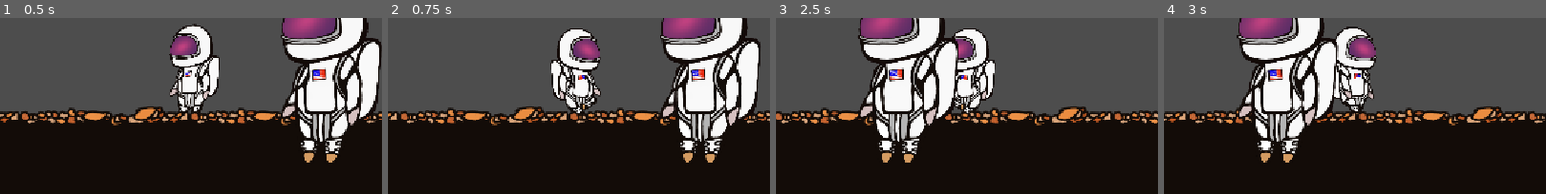
Above: before the commit, frames 1-4 (left to right).
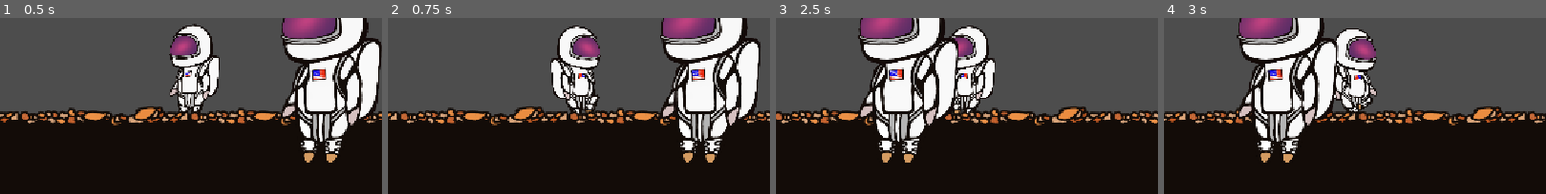
Above: after the commit, the same moments.

Repository: PaulRobinson07/october26jam
Game: Godot game, scene res://main.tscn
Two runs of this game, one before a commit and one after it. Both use one fixed random seed, a clock stepped at 60 frames per second and the inputs below. The engine's default icon, where the game draws it, is replaced by a stand-in: a white triangle on a blue panel in a dark square.
Inputs:
- Up to frame 1 (0.5 s): no input
- Up to frame 2 (0.75 s): hold D (Right) from 0.53 s (still down)
- Up to frame 3 (2.5 s): tap Space (Jump) at 0.77, 1.52 s; release D (Right) at 2.03 s; hold A (Left) from 2.03 s (still down)
- Up to frame 4 (3 s): release A (Left) at 2.78 s; hold D (Right) from 2.78 s (still down)
The pictures show only the part of the screen within x 25-75%, y 24-74%; the shares and areas given below are measured in that part.

Frame 1 is identical in both runs. In frame 2, 2.1% of the frame differs, in the area x 42-56%, y 4-55%; in frame 3, 1.7%; in frame 4, 1.9%.

Commit message:
Updated items and inventory to not have two items in the same slot

Diff:
--- a/main.tscn
+++ b/main.tscn
@@ -104,7 +104,7 @@
 "duration": 1.0,
 "texture": SubResource("AtlasTexture_ryguw")
 }],
-"loop": 1,
+"loop": 0,
 "name": &"falling",
 "speed": 12.0
 }, {
@@ -114,7 +114,7 @@
 }],
 "loop": 1,
 "name": &"idling",
-"speed": 5.0
+"speed": 1.0
 }, {
 "frames": [{
 "duration": 1.0,
@@ -135,7 +135,7 @@
 "duration": 1.0,
 "texture": SubResource("AtlasTexture_xuqvo")
 }],
-"loop": 1,
+"loop": 0,
 "name": &"jumping",
 "speed": 12.0
 }, {
@@ -172,7 +172,7 @@
 }],
 "loop": 1,
 "name": &"walking",
-"speed": 12.0
+"speed": 18.0
 }]
 
 [sub_resource type="TileSetAtlasSource" id="TileSetAtlasSource_h2yge"]
@@ -297,7 +297,7 @@
 
 [node name="AnimatedSprite2D" type="AnimatedSprite2D" parent="Player" unique_id=156209457]
 sprite_frames = SubResource("SpriteFrames_0mx8d")
-animation = &"jumping"
+animation = &"idling"
 
 [node name="Camera2D" type="Camera2D" parent="Player" unique_id=848233896]
 
@@ -330,7 +330,7 @@
 shape = SubResource("RectangleShape2D_swqdq")
 
 [node name="Gui" type="CanvasLayer" parent="." unique_id=1865232600]
-visible = false
+unique_name_in_owner = true
 script = ExtResource("10_4c57u")
 
 [node name="Panel" type="Panel" parent="Gui" unique_id=804996920]
--- a/project.godot
+++ b/project.godot
@@ -17,6 +17,7 @@
 
 [display]
 
+window/size/mode=3
 window/stretch/mode="canvas_items"
 window/stretch/aspect="expand"
 
--- a/scripts/InventoryItem.gd
+++ b/scripts/InventoryItem.gd
@@ -48,13 +48,18 @@
 func _notification(what: int) -> void:
 	#if the notification is drag end
 	#if the dragged item is this one
-	#and if the drag wasn't successful into another slot
-	if what == NOTIFICATION_DRAG_END and is_being_dragged and not is_drag_successful():
-		#make a new physical item
-		var i = Item2.new(data, Vector2(100,-1000))
+	if what == NOTIFICATION_DRAG_END and is_being_dragged:
+		#and if the drag wasn't successful into another slot
+		if not is_drag_successful():
+			#make a new physical item
+			var i = ItemPhyscial.new(data, Vector2(100,-1000))
 
-		#add it to the world
-		get_tree().current_scene.add_child(i)
+			#add it to the world
+			get_tree().current_scene.add_child(i)
 
-		#delete this item
-		queue_free()
+			#delete this item
+			queue_free()
+		#runs if the drag was successful
+		#(swapping places with another item or simply goes to an empty slot)
+		#stops the item from being the currently dragged item
+		is_being_dragged = false
--- a/scripts/ItemData.gd
+++ b/scripts/ItemData.gd
@@ -1,5 +1,5 @@
+extends Resource
 class_name ItemData
-extends Resource
 
 ##data about where the item can be stored in the inventory
 enum Type {
--- a/scripts/ItemCollision.gd
+++ b/scripts/Items/ItemCollision.gd
@@ -2,14 +2,18 @@
 class_name ItemCollision
 
 func _ready() -> void:
+	#nodes needed to run
 	var pickup_area_collision = CollisionShape2D.new()
 	var pickup_radius = CircleShape2D.new()
 	add_child(pickup_area_collision)
-	pickup_radius.radius = 20.0
+
+	#setup for nodes
+	pickup_radius.radius = 70.0
 	pickup_area_collision.shape = pickup_radius
 	set_collision_mask_value(4, true)
 	set_collision_mask_value(1, false)
 	set_collision_layer_value(1, false)
+
 	#allows us to call _on_body_entered()
 	body_entered.connect(_on_body_entered)
 
@@ -21,9 +25,16 @@
 	var item := InventoryItem.new()
 	item.init(get_parent().data)
 
-	#TODO make the item be added to the first open slot
-	get_tree().current_scene.find_child("Inventory",true,false).get_child(3).add_child(item)
+	var picked_up = false
+	var inventory = get_tree().current_scene.find_child("Inventory", true, false)
 
-	#kills the ground item
-	#TODO check if the item can be added to the inventory before killing it
-	get_parent().get_parent().queue_free()
+	#make the item be added to the first open slot
+	for i in range(16):
+		if inventory.get_child(i).get_child_count() == 0:
+			inventory.get_child(i).add_child(item)
+			picked_up = true
+
+	#check if the item can be added to the inventory before killing it
+	if picked_up:
+		#kills the ground item
+		get_parent().queue_free()
--- a/scripts/Items2/Items2.gd
+++ b/scripts/Items/ItemPhysical.gd
@@ -1,5 +1,5 @@
 extends RigidBody2D
-class_name Item2Physcial
+class_name ItemPhyscial
 
 ##maximum angle that the item can be launched at
 @export var MAX_ANGLE = PI
@@ -14,26 +14,37 @@
 var data = ItemData.new()
 
 func _init(d: ItemData, pos: Vector2):
+	#inputed data from the spawner
 	position = pos
 	data = d
 	#launches the item randomly on spawn
-	#NOTE this is temporary code that outlines a basic item if somehting else wasn't given
+	#NOTE this can be used to launch the item with force on spawn
 	#linear_velocity = Vector2(cos(randf_range(MIN_ANGLE,MAX_ANGLE))*LAUNCH_SPEED,sin(randf_range(MIN_ANGLE,MAX_ANGLE)*LAUNCH_SPEED))
+
+	#code to give a sprite to the item
 	var sprite = Sprite2D.new()
 	sprite.texture = data.texture
 	sprite.name = "ItemSprite"
 	add_child(sprite)
+	var sprite_size = 100
+	sprite.scale.x = float(sprite_size)/sprite.texture.get_width()
+	sprite.scale.y = float(sprite_size)/sprite.texture.get_height()
+
+	#makes and sets up the collision
 	var collision = CollisionShape2D.new()
-
-
 	set_collision_layer_value(1, true)
 	set_collision_mask_value(1, true)
 	add_child(collision)
 
+	#makes and sets up the collision shape
 	var circle = CircleShape2D.new()
-
-	circle.radius = 10.0
+	circle.radius = 50.0
 	collision.shape = circle
 
+	#makes the item collision system
 	var area2d = ItemCollision.new()
 	add_child(area2d)
+
+	var label = ItemLabel.new()
+	add_child(label)
+	label.target_node = self
--- a/scripts/Items2/Item2.gd
+++ /dev/null
@@ -1,7 +0,0 @@
-extends Node
-class_name Item2
-var data = ItemData
-
-func _init(d: ItemData, pos: Vector2):
-	var item = Item2Physcial.new(d, pos)
-	add_child(item)
--- a/scripts/item.gd
+++ /dev/null
@@ -1,24 +0,0 @@
-extends RigidBody2D
-class_name Item
-
-##maximum angle that the item can be launched at
-@export var MAX_ANGLE = PI
-
-##minimum angle that the item can be launched at
-@export var MIN_ANGLE = 0
-
-##speed that a item is launched at
-@export var LAUNCH_SPEED = -600
-
-##the data about the actual item
-var data = ItemData.new()
-
-func _ready():
-	position = Vector2(50,-200)
-	#launches the item randomly on spawn
-	#NOTE this is temporary code that outlines a basic item if somehting else wasn't given
-	linear_velocity = Vector2(cos(randf_range(MIN_ANGLE,MAX_ANGLE))*LAUNCH_SPEED,sin(randf_range(MIN_ANGLE,MAX_ANGLE)*LAUNCH_SPEED))
-	data.name = "placeholder name"
-	data.description = "placeholder description to change later"
-	data.type = ItemData.Type.MAIN
-	data.texture = load("res://icon.svg")
--- a/scripts/label.gd
+++ b/scripts/label.gd
@@ -1,4 +1,5 @@
 extends Label
+class_name ItemLabel
 
 ##the name of the item
 @export var item_name  = "Placeholder Name "
Empty file added: scripts/Items/ImageSprite.gd
Renamed: scripts/Items2/ImageSprite.gd.uid -> scripts/Items/ImageSprite.gd.uid
Renamed: scripts/ItemCollision.gd.uid -> scripts/Items/ItemCollision.gd.uid
Renamed: scripts/Items2/Items2.gd.uid -> scripts/Items/ItemPhysical.gd.uid
Not shown, removed: scripts/Items2/Item2.gd.uid
Not shown, removed: scripts/item.gd.uid
